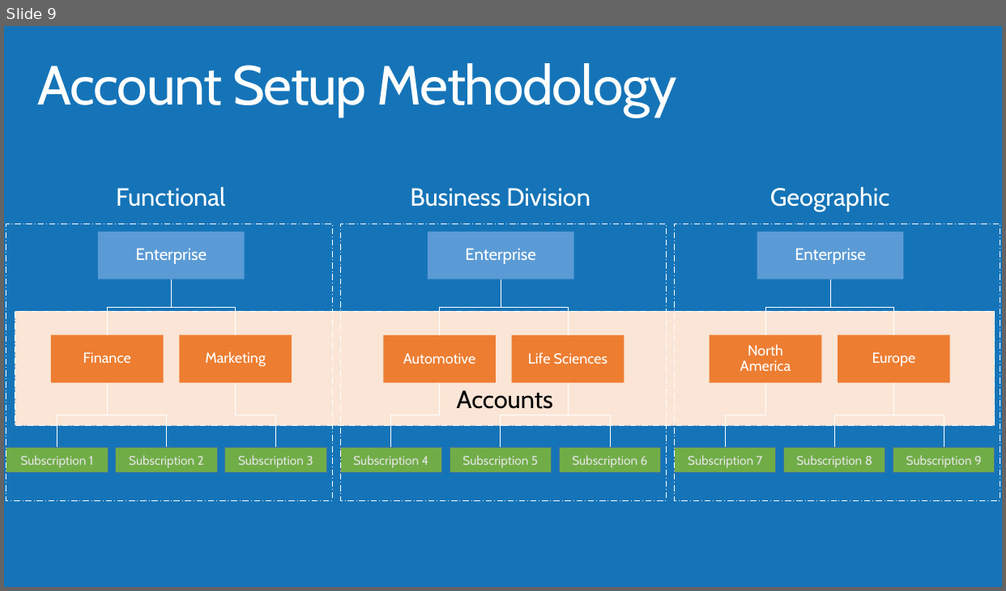
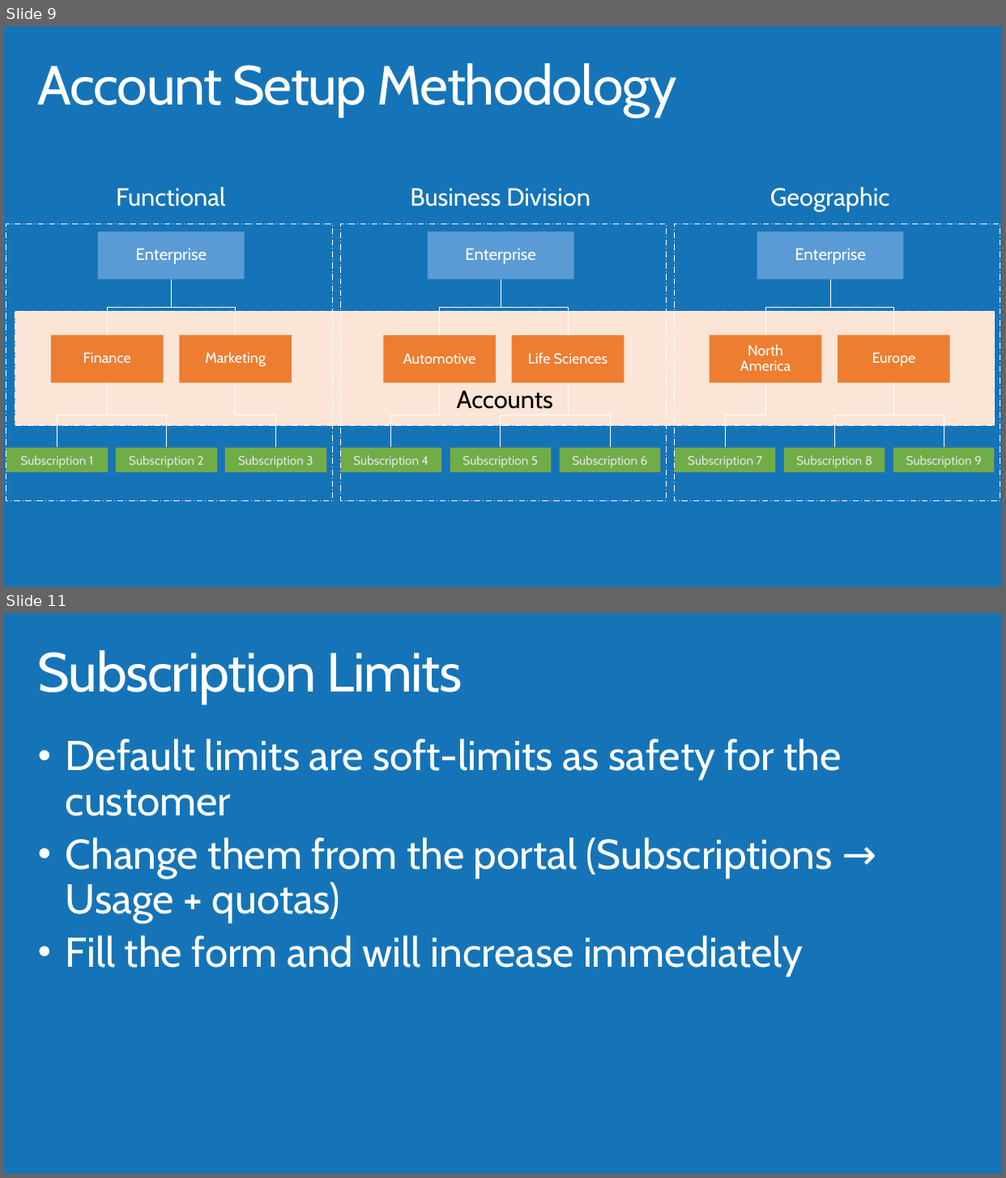
Before and after one commit to lulzzz/Azure-Governance-and-Networking, a slide deck: Azure Governance and Networking.pptx. Shown one above the other, each under a label of ours: slide 9 before the commit, slides 9 and 11 after it; the slides between them are not shown. The pictures are 1006x591 and 1006x1178 pixels, drawn with LibreOffice and Linux fonts; fonts in the diff are those of the drawing; background and template pictures are left out. Boxes give left, top, right and bottom in pixels: in the first picture for what was removed or moved away, otherwise in the second. Text is boxed around its words. In the diff, an @@ line names an element or a change of style, - is before the commit and + after.

```diff
--- a/Azure Governance and Networking.pptx
+++ b/Azure Governance and Networking.pptx
@@ slide 11 added at [4,613,1002,1174], background #1574B8 @@
@@ title added at [38,650,462,705], 52.9 pt, text #FFFFFF @@
+Subscription Limits
@@ text added at [66,739,841,976], 40 pt, text #FFFFFF @@
+• Default limits are soft-limits as safety for the customer
+• Change them from the portal (Subscriptions → Usage + quotas)
+• Fill the form and will increase immediately
```
Also in this commit, not shown: 7 slides changed, 2 other slides added, 1 slide removed, 1 other file.
